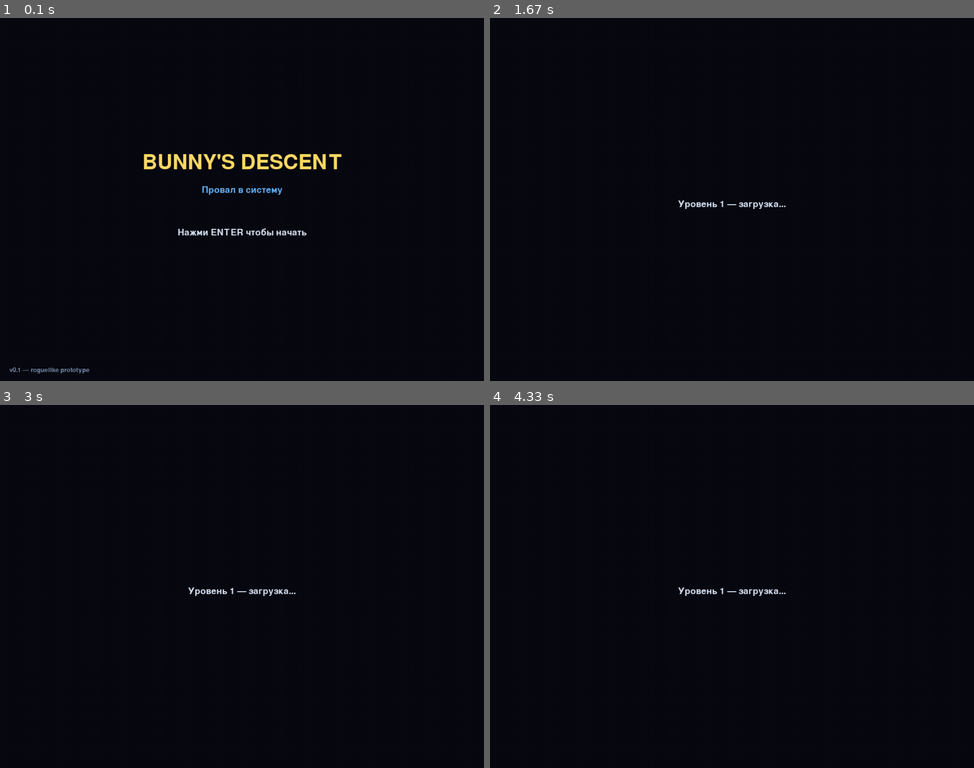
Above: before the commit, frames 1-4 (two rows, left to right).
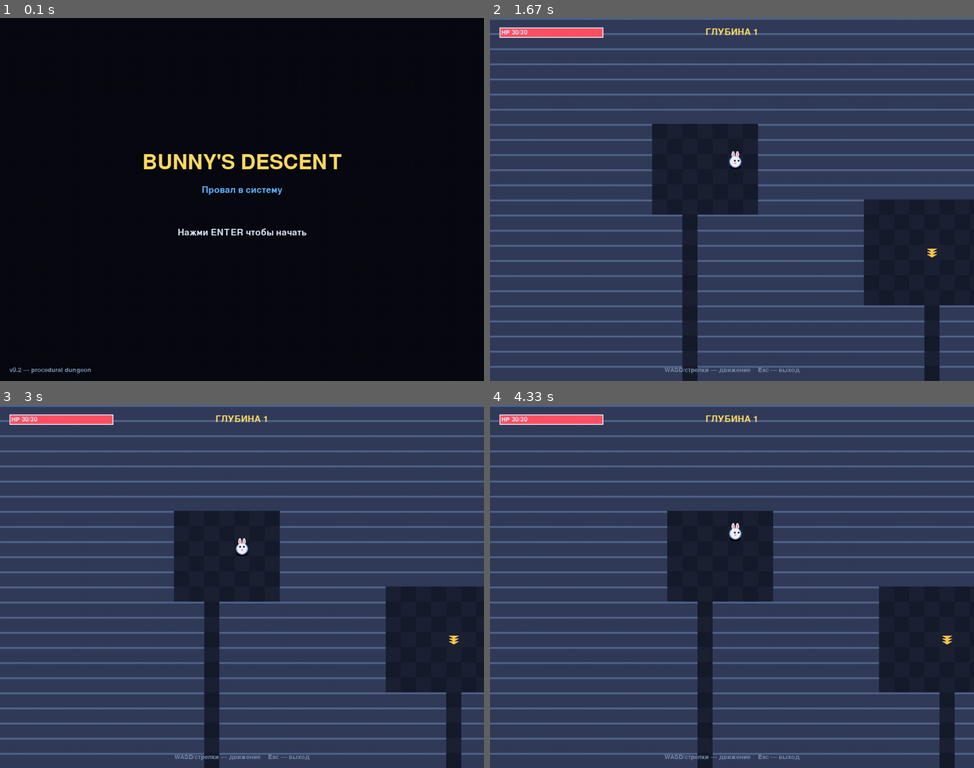
Above: after the commit, the same moments.

Repository: Folombas/PyGame2026
Game: pygame game, started from BunnyDescent/main.py
The game is run twice, just before and just after one commit, with the same random seed, the same clock (stepped at 60 frames per second) and the same inputs.
Inputs:
- Up to frame 1 (0.1 s): no input
- Up to frame 2 (1.67 s): tap Enter at 0.33 s; hold Right 0.67-1.13 s; hold Up 1.17-1.47 s; hold Right from 1.5 s (still down)
- Up to frame 3 (3 s): release Right at 1.97 s; hold Left 2-2.53 s; hold Down 2.57-2.87 s; hold W from 2.9 s (still down); hold Left from 2.9 s (still down)
- Up to frame 4 (4.33 s): release W at 3.3 s; release Left at 3.3 s; hold Left 3.33-3.73 s; hold Up 3.77-4.13 s; hold Right from 4.17 s (still down)

The runs differ from the first frame. In frame 1, 0.1% of the frame differs, in the area x 3-19%, y 96-98%; in frame 2, 100%, in the area x 0-100%, y 0-100%; in frame 3, 100%; in frame 4, 100%.

Commit message:
BunnyDescent: player, camera, dungeon rendering

Diff:
--- a/BunnyDescent/main.py
+++ b/BunnyDescent/main.py
@@ -2,6 +2,8 @@
 import sys
 import pygame
 from settings import *
+from dungeon import Dungeon
+from player import Player
 
 
 class Game:
@@ -16,13 +18,19 @@
         self.clock = pygame.time.Clock()
         self.running = True
 
-        # Шрифты
         self.font_big = pygame.font.Font(None, 64)
         self.font = pygame.font.Font(None, 28)
         self.font_small = pygame.font.Font(None, 20)
 
         self.state = "title"
         self.timer = 0.0
+
+    def start_game(self):
+        self.dungeon = Dungeon(level=1)
+        sx, sy = self.dungeon.spawn_pos()
+        self.player = Player(sx, sy)
+        self.cam_x = self.cam_y = 0
+        self.state = "game"
 
     def handle_events(self):
         for e in pygame.event.get():
@@ -32,15 +40,34 @@
                 if e.key == pygame.K_ESCAPE:
                     self.running = False
                 if self.state == "title" and e.key in (pygame.K_RETURN, pygame.K_SPACE):
-                    self.state = "game"
-                    self.timer = 0.0
+                    self.start_game()
+                elif self.state == "game":
+                    if e.key in (pygame.K_UP, pygame.K_w):
+                        self.player.try_move(0, -1, self.dungeon)
+                    elif e.key in (pygame.K_DOWN, pygame.K_s):
+                        self.player.try_move(0, 1, self.dungeon)
+                    elif e.key in (pygame.K_LEFT, pygame.K_a):
+                        self.player.try_move(-1, 0, self.dungeon)
+                    elif e.key in (pygame.K_RIGHT, pygame.K_d):
+                        self.player.try_move(1, 0, self.dungeon)
 
     def update(self, dt):
         self.timer += dt
+        if self.state == "game":
+            self.player.update(dt)
+            # Камера — центрируется на игроке
+            target_x = self.player.x * TILE - WIDTH // 2 + TILE // 2
+            target_y = self.player.y * TILE - HEIGHT // 2 + TILE // 2
+            self.cam_x += (target_x - self.cam_x) * 0.15
+            self.cam_y += (target_y - self.cam_y) * 0.15
+            # Ограничения карты
+            max_x = MAP_W * TILE - WIDTH
+            max_y = MAP_H * TILE - HEIGHT
+            self.cam_x = max(0, min(max_x, self.cam_x))
+            self.cam_y = max(0, min(max_y, self.cam_y))
 
     def draw_title(self):
         self.screen.fill(C_BG)
-        # Заголовок
         title = self.font_big.render("BUNNY'S DESCENT", True, C_GOLD)
         tx = WIDTH // 2 - title.get_width() // 2
         self.screen.blit(title, (tx, HEIGHT // 2 - 100))
@@ -49,23 +76,80 @@
         sx = WIDTH // 2 - sub.get_width() // 2
         self.screen.blit(sub, (sx, HEIGHT // 2 - 30))
 
-        # Мигающая подсказка
         if int(self.timer * 2) % 2 == 0:
             hint = self.font.render("Нажми ENTER чтобы начать", True, C_TEXT)
             hx = WIDTH // 2 - hint.get_width() // 2
             self.screen.blit(hint, (hx, HEIGHT // 2 + 60))
 
-        # Версия
-        v = self.font_small.render("v0.1 — roguelike prototype", True, C_TEXT_DIM)
+        v = self.font_small.render("v0.2 — procedural dungeon", True, C_TEXT_DIM)
         self.screen.blit(v, (20, HEIGHT - 30))
+
+    def draw_map(self):
+        cam_x = int(self.cam_x)
+        cam_y = int(self.cam_y)
+        # Видимый диапазон
+        tx0 = max(0, cam_x // TILE)
+        ty0 = max(0, cam_y // TILE)
+        tx1 = min(MAP_W, (cam_x + WIDTH) // TILE + 1)
+        ty1 = min(MAP_H, (cam_y + HEIGHT) // TILE + 1)
+
+        for ty in range(ty0, ty1):
+            for tx in range(tx0, tx1):
+                t = self.dungeon.tiles[ty][tx]
+                px = tx * TILE - cam_x
+                py = ty * TILE - cam_y
+                if t == 0:
+                    # Стена
+                    pygame.draw.rect(self.screen, C_WALL,
+                                     (px, py, TILE, TILE))
+                    pygame.draw.rect(self.screen, C_WALL_TOP,
+                                     (px, py, TILE, 4))
+                elif t == 1:
+                    # Пол
+                    color = C_FLOOR if (tx + ty) % 2 == 0 else C_FLOOR_DARK
+                    pygame.draw.rect(self.screen, color,
+                                     (px, py, TILE, TILE))
+                elif t == 3:
+                    # Лестница вниз
+                    pygame.draw.rect(self.screen, C_FLOOR,
+                                     (px, py, TILE, TILE))
+                    # Стрелки вниз
+                    for i in range(3):
+                        cy = py + 8 + i * 6
+                        pygame.draw.polygon(self.screen, C_STAIRS, [
+                            (px + 6, cy),
+                            (px + TILE - 6, cy),
+                            (px + TILE // 2, cy + 6)
+                        ])
+
+    def draw_hud(self):
+        # HP
+        hp_pct = self.player.hp / self.player.max_hp
+        bar_w = 220
+        pygame.draw.rect(self.screen, (30, 20, 30), (20, 20, bar_w, 22))
+        pygame.draw.rect(self.screen, C_HP, (20, 20, int(bar_w * hp_pct), 22))
+        pygame.draw.rect(self.screen, C_TEXT, (20, 20, bar_w, 22), 2)
+        hp_txt = self.font_small.render(
+            f"HP {self.player.hp}/{self.player.max_hp}", True, C_TEXT)
+        self.screen.blit(hp_txt, (24, 24))
+
+        # Глубина
+        depth = self.font.render(f"ГЛУБИНА {self.dungeon.level}", True, C_GOLD)
+        self.screen.blit(depth, (WIDTH // 2 - depth.get_width() // 2, 20))
+
+        # Подсказки
+        hint = self.font_small.render(
+            "WASD/стрелки — движение    Esc — выход", True, C_TEXT_DIM)
+        self.screen.blit(hint, (WIDTH // 2 - hint.get_width() // 2, HEIGHT - 30))
 
     def draw(self):
         if self.state == "title":
             self.draw_title()
         elif self.state == "game":
             self.screen.fill(C_BG)
-            txt = self.font.render("Уровень 1 — загрузка...", True, C_TEXT)
-            self.screen.blit(txt, (WIDTH // 2 - txt.get_width() // 2, HEIGHT // 2))
+            self.draw_map()
+            self.player.draw(self.screen, int(self.cam_x), int(self.cam_y))
+            self.draw_hud()
         pygame.display.flip()
 
     def run(self):
--- /dev/null
+++ b/BunnyDescent/player.py
@@ -0,0 +1,64 @@
+"""Игрок — зайка-хакер."""
+import pygame
+from settings import *
+
+
+class Player:
+    def __init__(self, x, y):
+        self.x, self.y = x, y
+        self.hp = PLAYER_HP
+        self.max_hp = PLAYER_HP
+        self.mp = PLAYER_MP
+        self.max_mp = PLAYER_MP
+        self.xp = 0
+        self.level = 1
+        self.attack = 3
+        self.defense = 1
+        # Анимация движения
+        self.move_cooldown = 0.0
+        self.bob_timer = 0.0
+        self.facing = (0, 1)  # вниз
+
+    def try_move(self, dx, dy, dungeon):
+        if self.move_cooldown > 0:
+            return False
+        nx, ny = self.x + dx, self.y + dy
+        if dungeon.is_walkable(nx, ny):
+            self.x, self.y = nx, ny
+            self.facing = (dx, dy)
+            self.move_cooldown = PLAYER_SPEED
+            self.bob_timer = 0.2
+            return True
+        return False
+
+    def update(self, dt):
+        if self.move_cooldown > 0:
+            self.move_cooldown -= dt
+        if self.bob_timer > 0:
+            self.bob_timer -= dt
+
+    def draw(self, scr, cam_x, cam_y):
+        px = self.x * TILE - cam_x + TILE // 2
+        py = self.y * TILE - cam_y + TILE // 2
+        # bob
+        if self.bob_timer > 0:
+            py -= int(abs(self.bob_timer) * 6)
+        # Тень
+        pygame.draw.ellipse(scr, (0, 0, 0, 80),
+                            (px - 12, py + 8, 24, 8))
+        # Тело — круг
+        pygame.draw.circle(scr, (240, 240, 250), (px, py), 13)
+        pygame.draw.circle(scr, (100, 140, 200), (px, py), 13, 2)
+        # Уши
+        pygame.draw.ellipse(scr, (240, 240, 250), (px - 8, py - 22, 7, 14))
+        pygame.draw.ellipse(scr, (240, 240, 250), (px + 1, py - 22, 7, 14))
+        pygame.draw.ellipse(scr, (240, 150, 170), (px - 6, py - 20, 3, 10))
+        pygame.draw.ellipse(scr, (240, 150, 170), (px + 3, py - 20, 3, 10))
+        # Глаза (по направлению)
+        fx, fy = self.facing
+        ox = fx * 3
+        oy = fy * 2
+        pygame.draw.circle(scr, (30, 25, 35), (px - 4 + ox, py - 2 + oy), 2)
+        pygame.draw.circle(scr, (30, 25, 35), (px + 4 + ox, py - 2 + oy), 2)
+        # Нос
+        pygame.draw.circle(scr, (240, 150, 170), (px, py + 3), 2)
